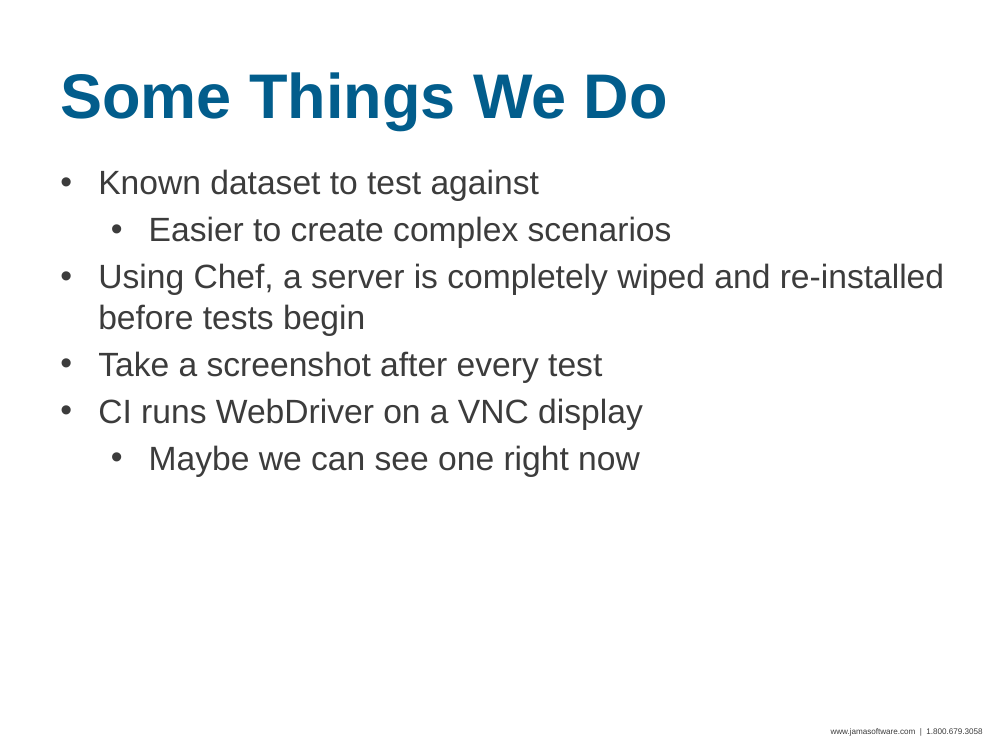
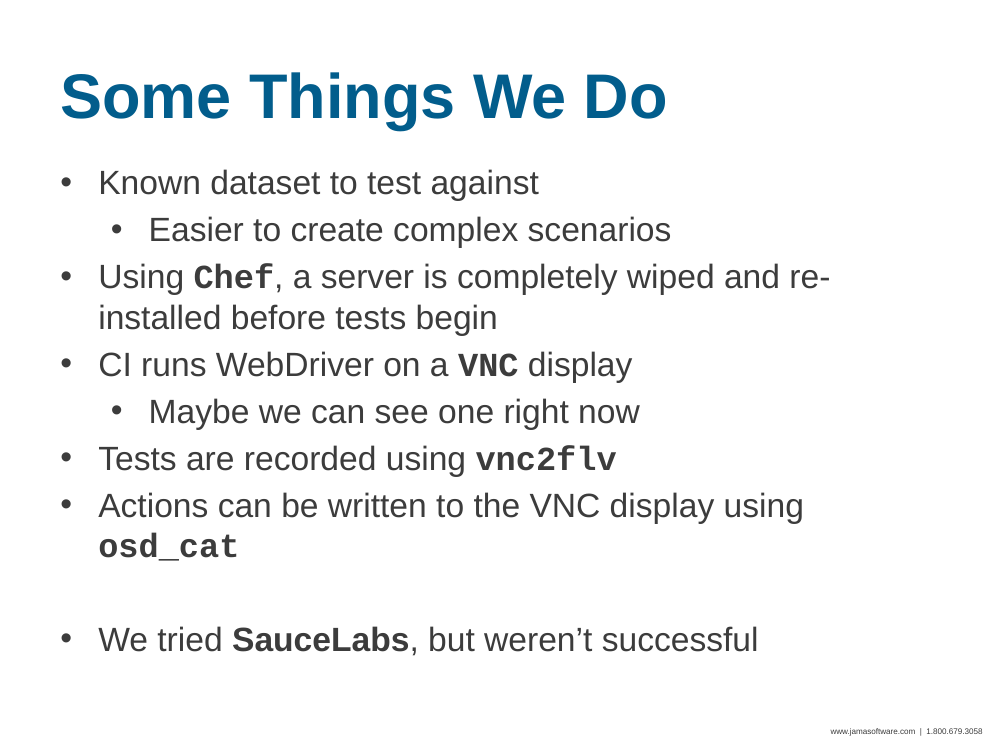
Before and after one commit to seanadkinson/webdriver-examples, a slide deck: slide 34 of slides.pptx. Drawn at 1008x756 pixels with LibreOffice and Linux fonts; fonts in the diff are those of the drawing; background and template pictures are left out. Boxes give left, top, right and bottom in pixels: in the first picture for what was removed or moved away, otherwise in the second. Text is boxed around its words. In the diff, an @@ line names an element or a change of style, - is before the commit and + after.

```diff
--- a/slides.pptx
+++ b/slides.pptx
@@ text at bbox=[98, 263, 830, 383]: font Arial to Courier New, bold on in "Chef,", "VNC" @@
@@ text at bbox=[98, 351, 602, 383]: paragraph removed @@
-• Take a screenshot after every test
@@ text at bbox=[98, 445, 804, 656]: paragraphs added @@
+• Tests are recorded using vnc2flv
+• Actions can be written to the VNC display using osd_cat
+• We tried SauceLabs, but weren’t successful
```
Also in this commit, not shown: 7 other slides changed, 1 slide added, 1 slide removed, 6 other files.
